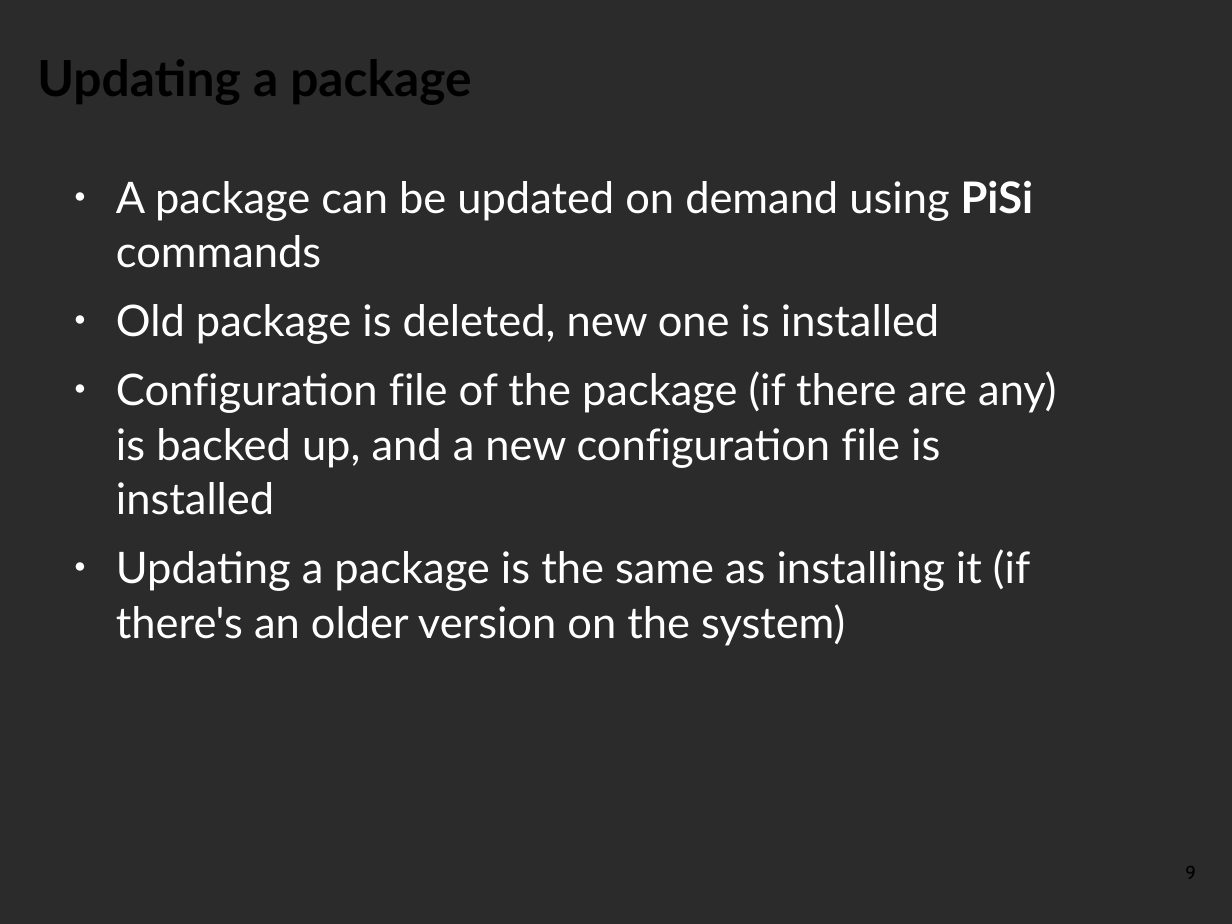
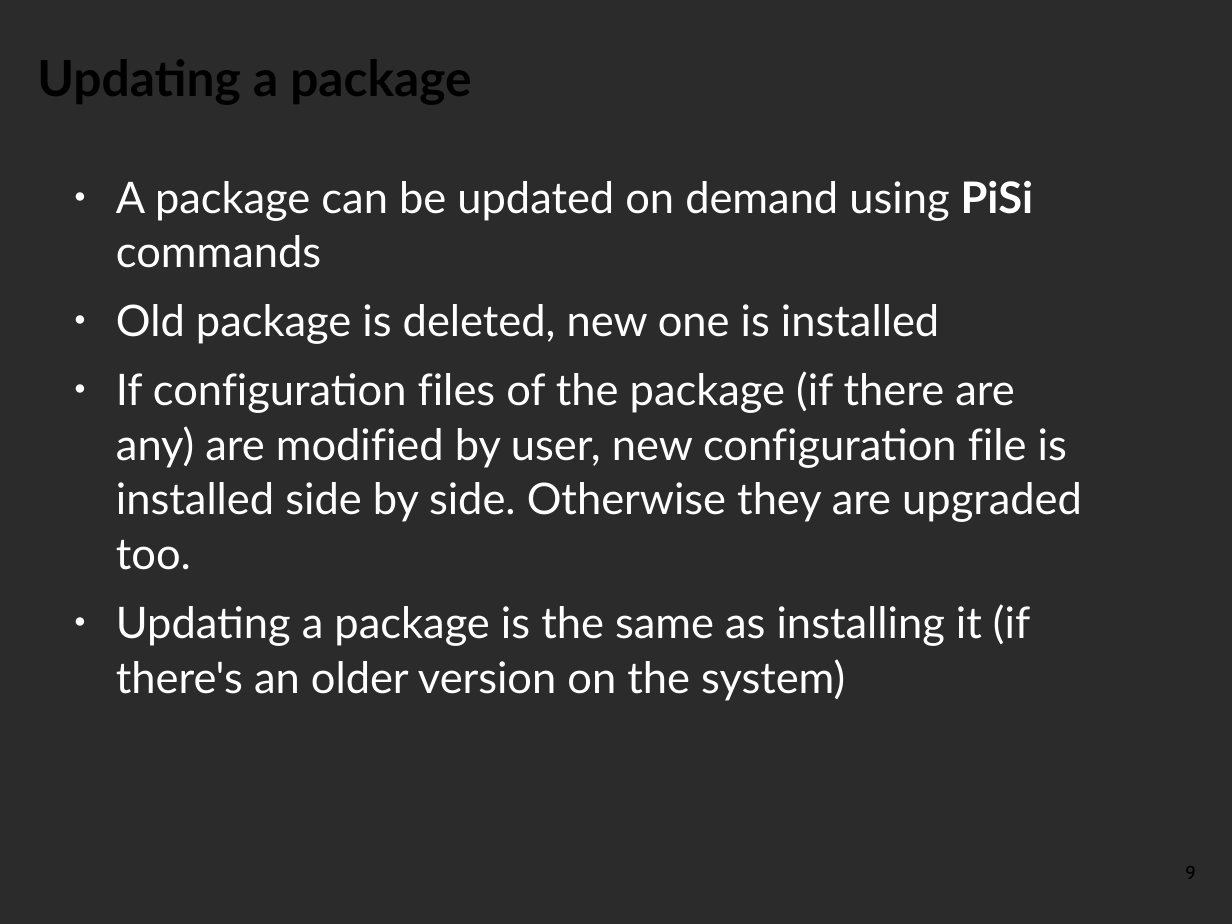
Before and after one commit to pars-linux/uludag, a slide deck: slide 9 of promotion/presentations/PardusGenel/introduction-to-pisi.odp. Drawn at 1232x924 pixels with LibreOffice and Linux fonts; fonts in the diff are those of the drawing; background and template pictures are left out; a plain dark background stands for a picture behind light text. Boxes give left, top, right and bottom in pixels: in the first picture for what was removed or moved away, otherwise in the second. Text is boxed around its words. In the diff, an @@ line names an element or a change of style, - is before the commit and + after.

Commit message:
1-2 fix

```diff
--- a/promotion/presentations/PardusGenel/introduction-to-pisi.odp
+++ b/promotion/presentations/PardusGenel/introduction-to-pisi.odp
@@ text at [116,371,1082,570]: text changed @@
-● Configuration file of the package (if there are any) is backed up, and a new configuration file is installed
+● If configuration files of the package (if there are any) are modified by user, new configuration file is installed side by side. Otherwise they are upgraded too.
```
Also in this commit, not shown: 4 other slides changed.
